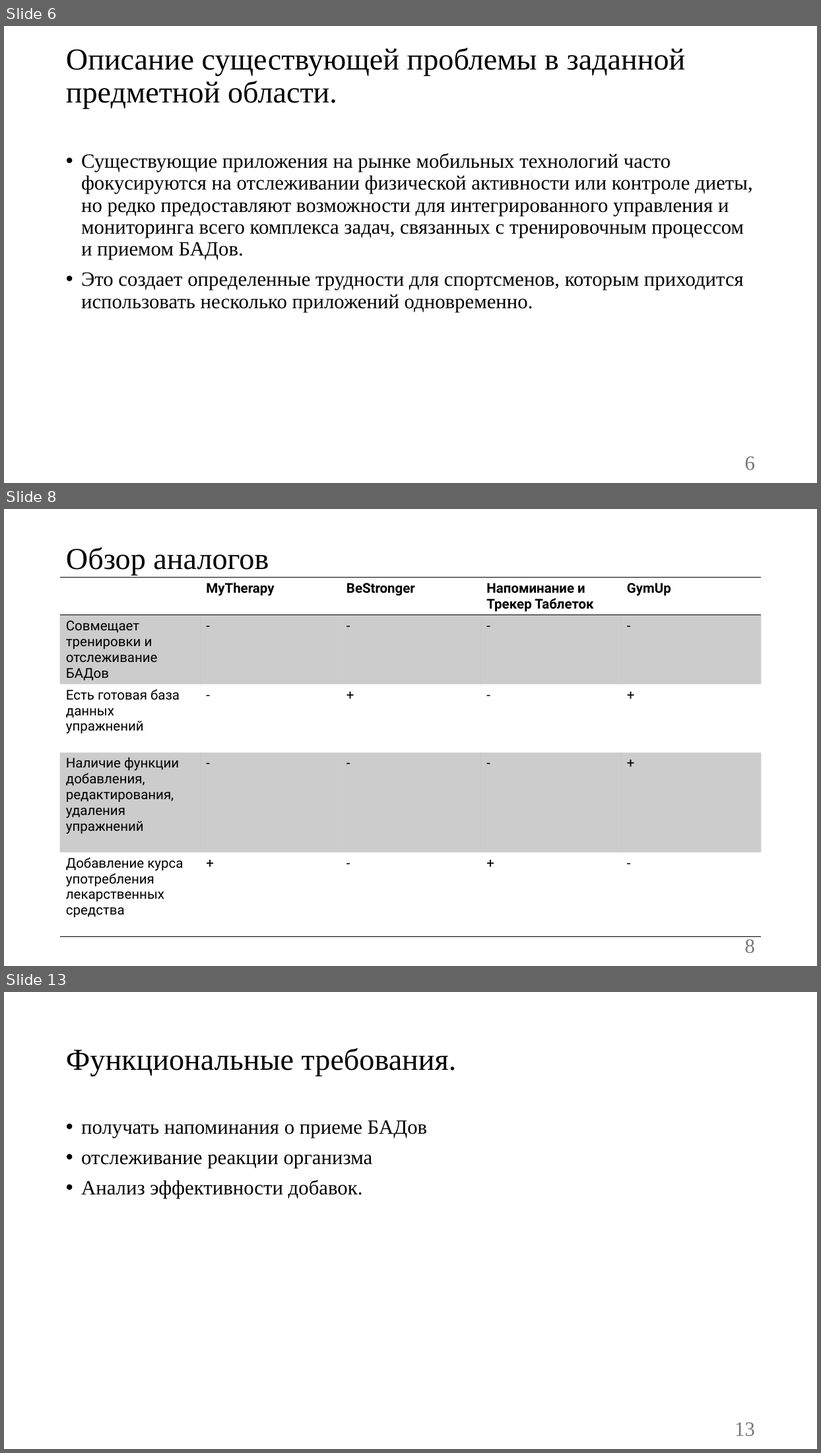
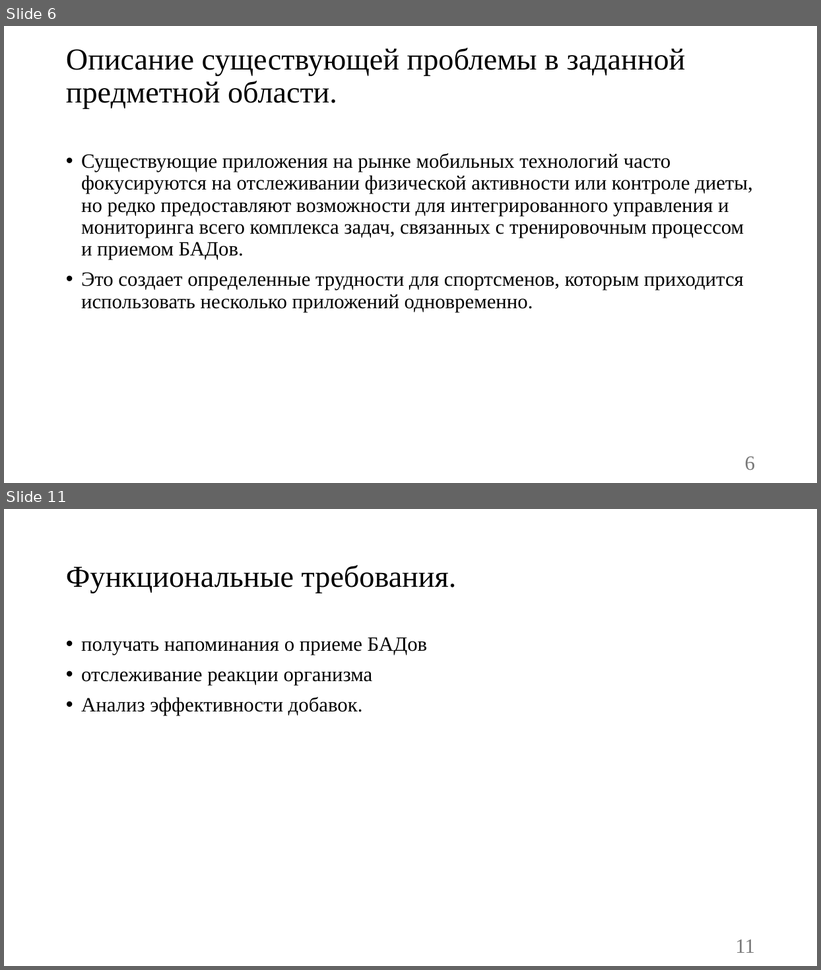
Before and after one commit to vadimgilka/SportApp, a slide deck: Documentation/Documentation Backend/Презентация-Чупинин-Антон-Павлович.pptx. Shown one above the other, each under a label of ours: slides 6, 8 and 13 before the commit, slides 6 and 11 after it; the slides between them are not shown. The pictures are 821x1453 and 821x970 pixels, drawn with LibreOffice and Linux fonts; fonts in the diff are those of the drawing. Boxes give left, top, right and bottom in pixels: in the first picture for what was removed or moved away, otherwise in the second. Text is boxed around its words. In the diff, an @@ line names an element or a change of style, - is before the commit and + after.

```diff
--- a/Documentation/Documentation Backend/Презентация-Чупинин-Антон-Павлович.pptx
+++ b/Documentation/Documentation Backend/Презентация-Чупинин-Антон-Павлович.pptx
@@ slide 8 removed at (4, 509, 817, 966), background #FFFFFF @@
@@ title removed at (66, 547, 269, 575) @@
-Обзор аналогов
@@ table removed at (60, 578, 762, 933), 5 rows, 5 columns @@
- | MyTherapy | BeStronger | Напоминание и Трекер Таблеток | GymUp
-Совмещает тренировки и отслеживание БАДов | - | - | - | -
-Есть готовая база данных упражнений | - | + | - | +
-Наличие функции добавления, редактирования, удаления упражнений | - | - | - | +
-Добавление курса употребления лекарственных средства | + | - | + | -
@@ page number removed at (745, 939, 755, 953) @@
-8
@@ what was slide 13 is now slide 11 @@
@@ page number at (735, 939, 755, 953): text changed @@
-13
+11
```
Also in this commit, not shown: 6 slides changed, 2 slides added, 2 other slides removed.
